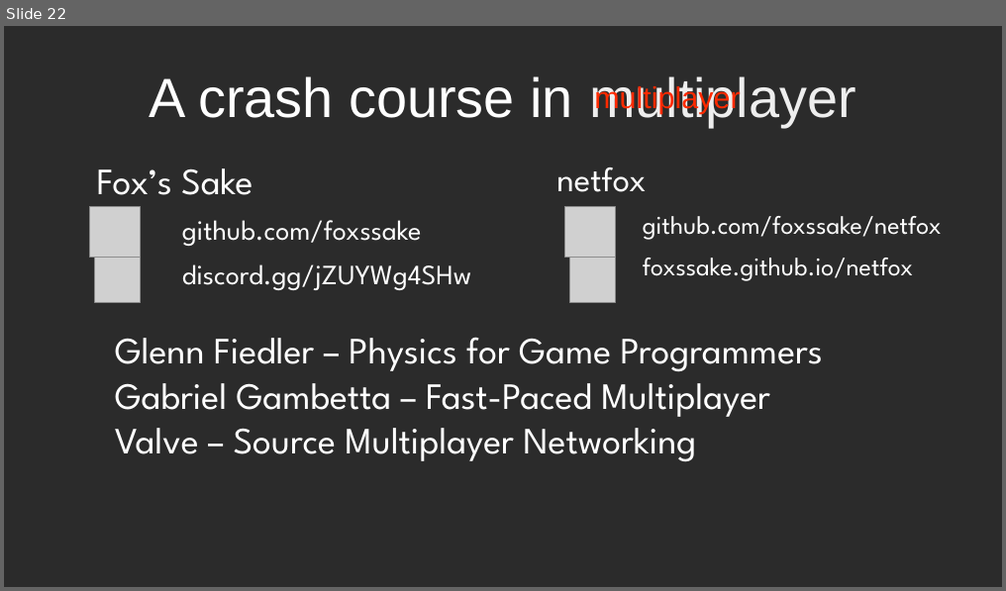
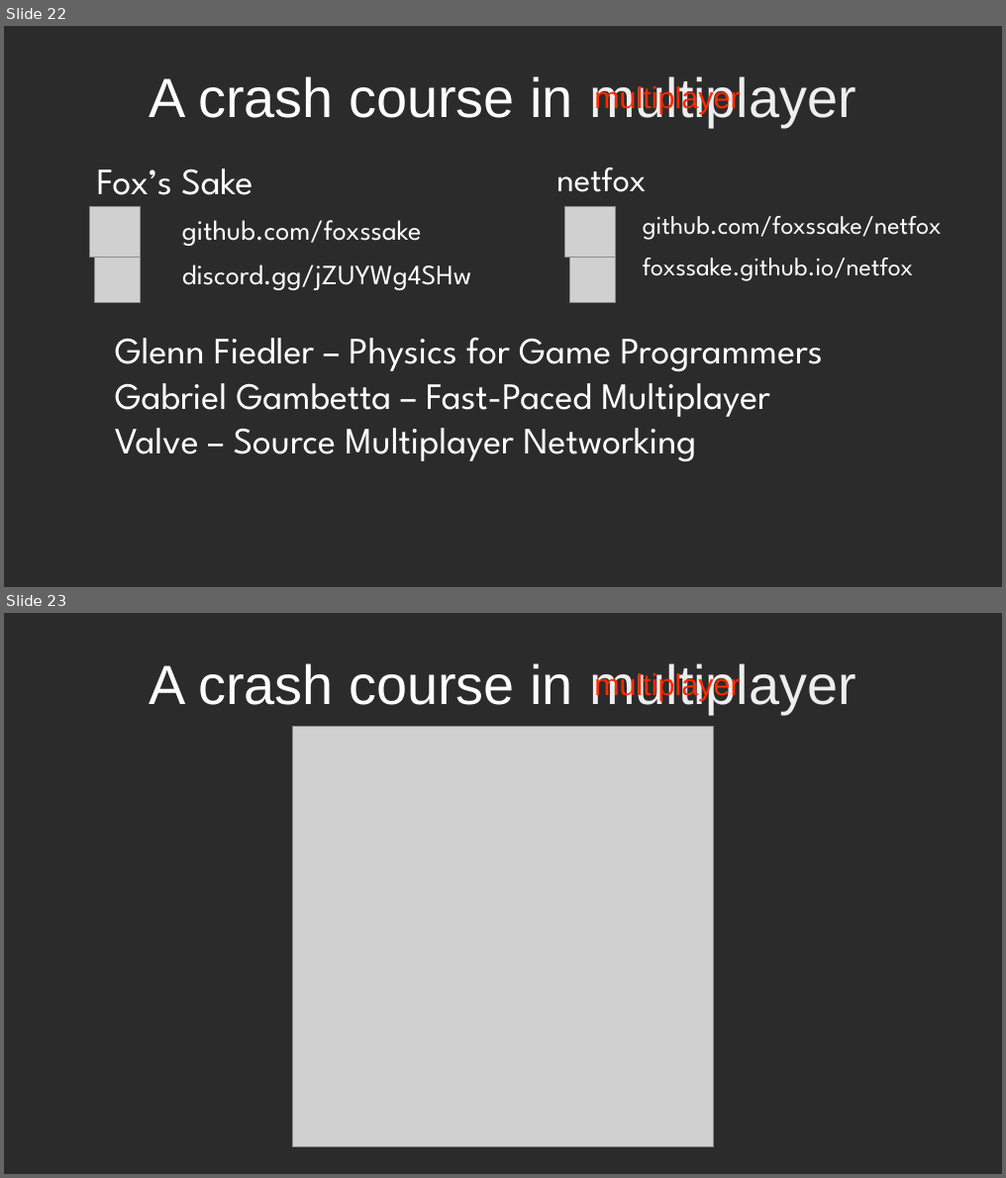
Before and after one commit to foxssake/talks, a slide deck: godot-meetup-hefei-2026/hefei-godotcon-2026.odp. Shown one above the other, each under a label of ours: slide 22 before the commit, slides 22 and 23 after it. The pictures are 1006x591 and 1006x1178 pixels, drawn with LibreOffice and Linux fonts; fonts in the diff are those of the drawing; grey boxes stand for pictures; background and template pictures are left out; a plain dark background stands for a picture behind light text. Boxes give left, top, right and bottom in pixels: in the first picture for what was removed or moved away, otherwise in the second. Text is boxed around its words. In the diff, an @@ line names an element or a change of style, - is before the commit and + after.

```diff
--- a/godot-meetup-hefei-2026/hefei-godotcon-2026.odp
+++ b/godot-meetup-hefei-2026/hefei-godotcon-2026.odp
@@ slide 23 added at <box>4,613,1002,1174</box>, background picture (left out) @@
@@ title added at <box>149,663,856,714</box>, 44 pt, text #FFFFFF @@
+A crash course in multiplayer
@@ text added at <box>594,670,740,700</box>, 24 pt, text gradient #FF2A00 to #FF8000 @@
+multiplayer
@@ picture added at <box>293,726,714,1148</box> @@
```
Also in this commit, not shown: 1 other file.
